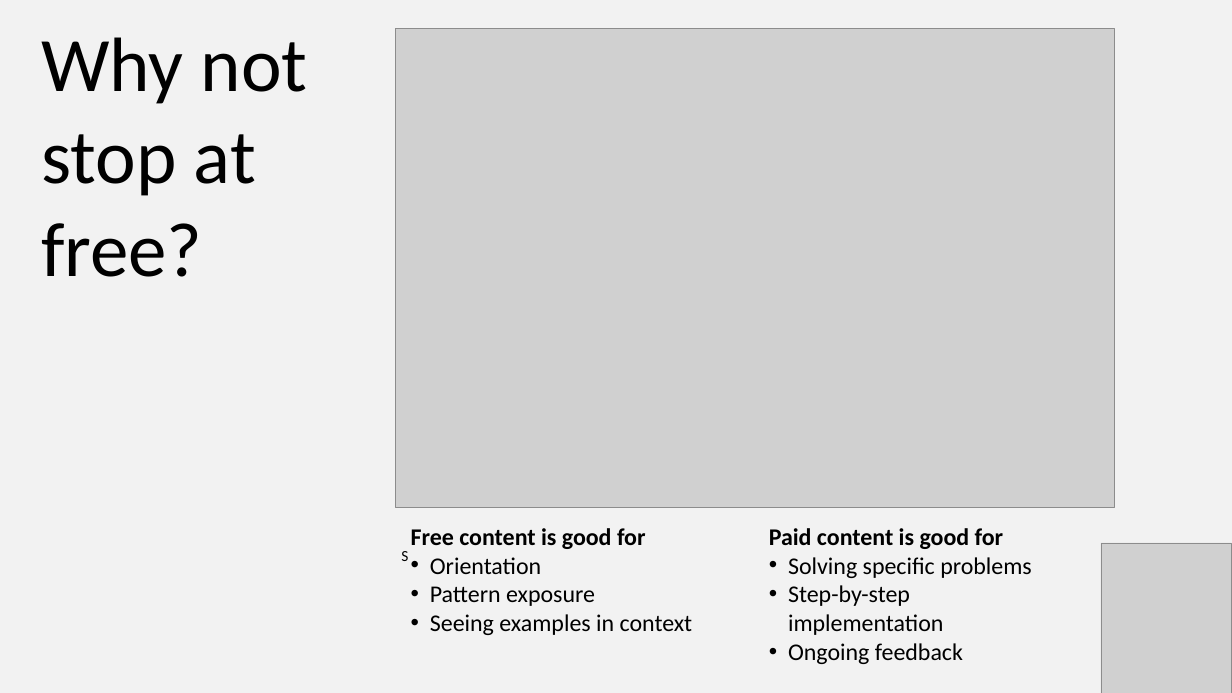
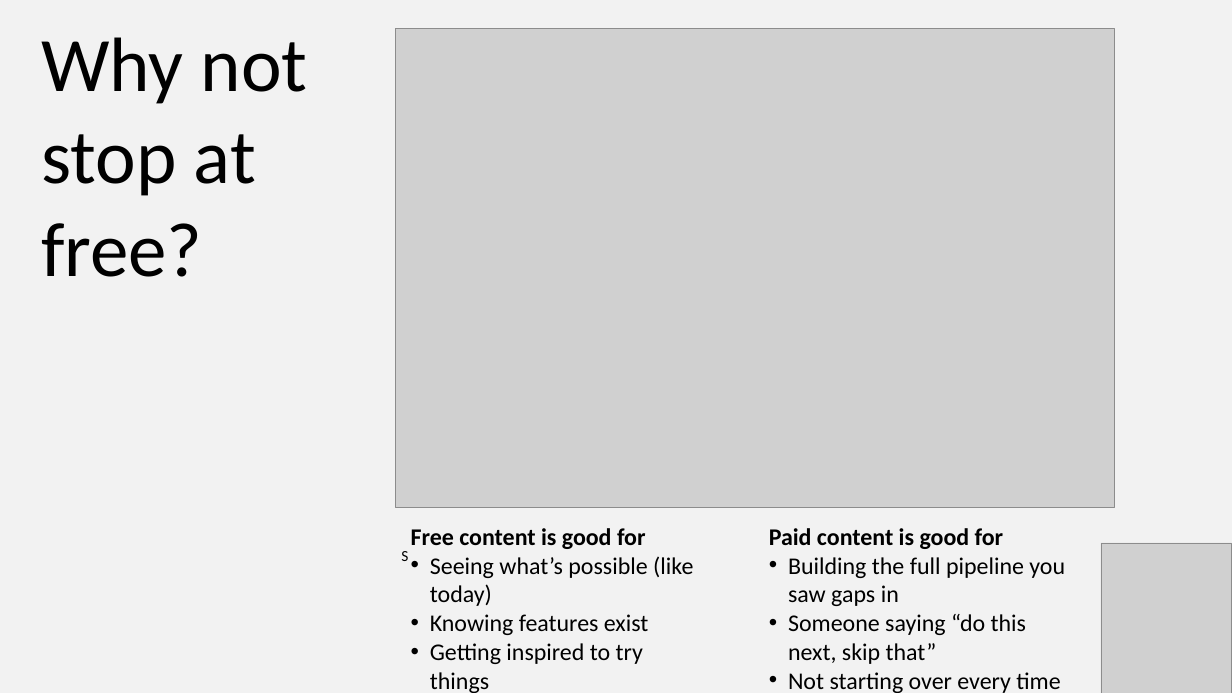
Before and after one commit to stringfestdata/modern-excel-demo-day, a slide deck: slide 11 of modern-excel-demo-day.pptx. Drawn at 1232x693 pixels with LibreOffice and Linux fonts; fonts in the diff are those of the drawing; grey boxes stand for pictures. Boxes give left, top, right and bottom in pixels: in the first picture for what was removed or moved away, otherwise in the second. Text is boxed around its words. In the diff, an @@ line names an element or a change of style, - is before the commit and + after.

```diff
--- a/modern-excel-demo-day.pptx
+++ b/modern-excel-demo-day.pptx
@@ text at bbox=[430, 557, 693, 693]: text changed @@
-• Orientation
-• Pattern exposure
-• Seeing examples in context
+• Seeing what’s possible (like today)
+• Knowing features exist
+• Getting inspired to try things
@@ text at bbox=[788, 557, 1065, 693]: text changed @@
-• Solving specific problems
-• Step-by-step implementation
-• Ongoing feedback
+• Building the full pipeline you saw gaps in
+• Someone saying “do this next, skip that”
+• Not starting over every time tools change
```
Also in this commit, not shown: 4 other slides changed.
